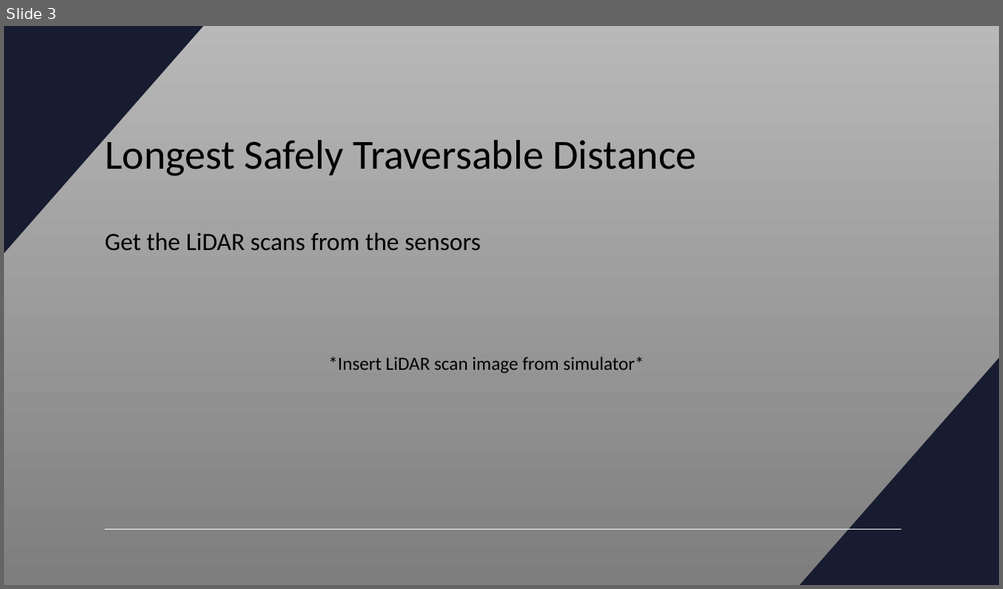
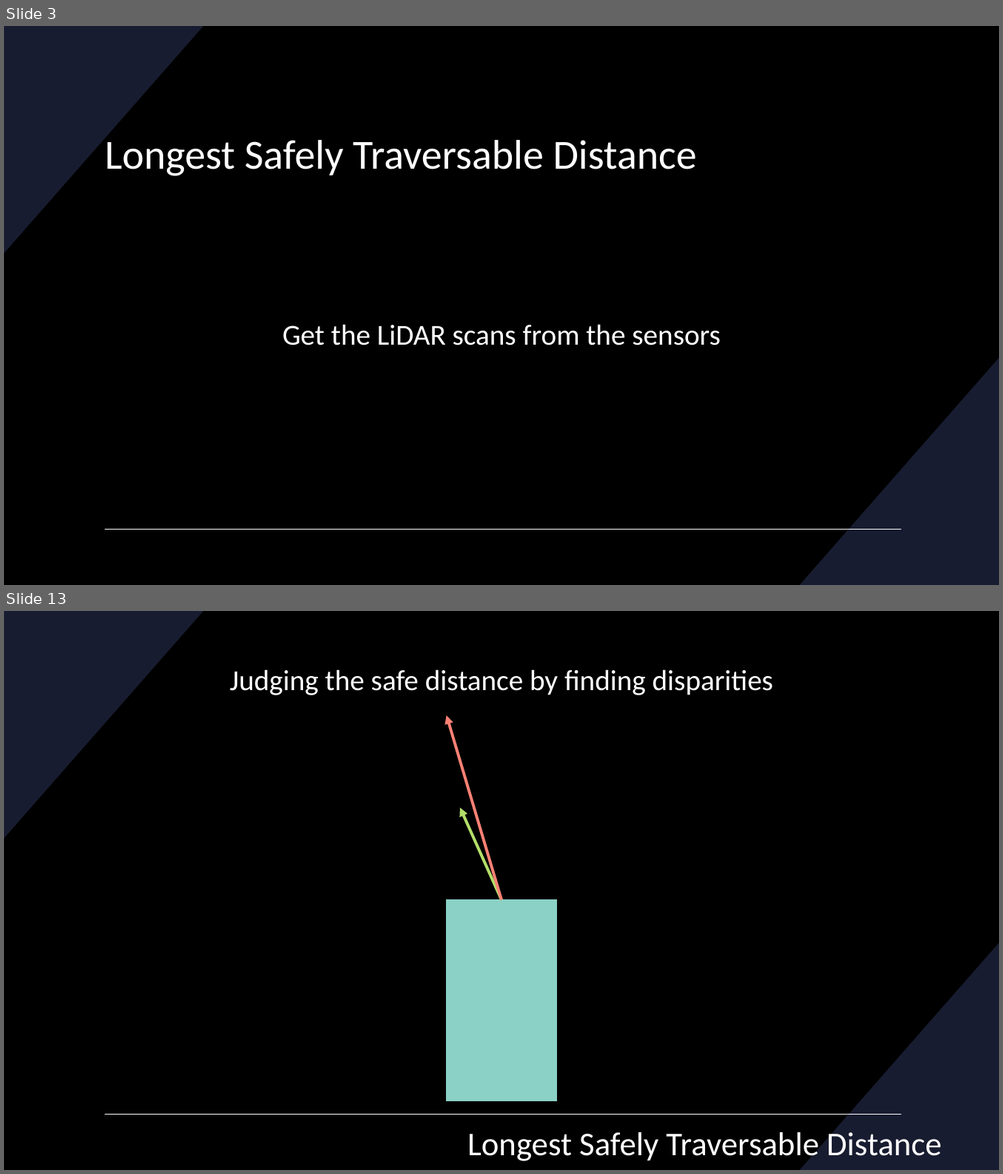
Before and after one commit to RacingAI/Reactive-Methods-Workshop, a slide deck: Disparity_Extender.pptx. Shown one above the other, each under a label of ours: slide 3 before the commit, slides 3 and 13 after it; the slides between them are not shown. The pictures are 1003x589 and 1003x1174 pixels, drawn with LibreOffice and Linux fonts; fonts in the diff are those of the drawing. Boxes give left, top, right and bottom in pixels: in the first picture for what was removed or moved away, otherwise in the second. Text is boxed around its words. In the diff, an @@ line names an element or a change of style, - is before the commit and + after.

```diff
--- a/Disparity_Extender.pptx
+++ b/Disparity_Extender.pptx
@@ slide 13 added at (4, 611, 999, 1170), background #000000; not listed: 3 template elements that a slide beside it also shows @@
@@ text added at (230, 669, 773, 695), 28 pt, text #FFFFFF @@
+Judging the safe distance by finding disparities
@@ arrow added from (502, 900) to (447, 715), #FA8174 2.75 pt @@
@@ arrow added from (502, 900) to (460, 808), #B3DE69 2.75 pt @@
@@ rectangle added at (447, 900, 556, 1102), fill #8BD1C5, outline #8BD1C5 1 pt @@
@@ title added at (467, 1128, 942, 1164), 32 pt, text #FFFFFF @@
+Longest Safely Traversable Distance
@@ slide 3 changed as well @@
@@ background gradient #B9B9B9 to #7E7E7E to #000000 @@
@@ title "Longest Safely Traversable Distance" at (105, 134, 697, 176): text colour #000000 to #FFFFFF @@
@@ text "Get the LiDAR scans from ...": place and size @@
-text "Get the LiDAR scans from ..." at (105, 232, 481, 250)
+text "Get the LiDAR scans from ..." at (282, 324, 720, 346)
@@ text "Get the LiDAR scans from ..." at (282, 324, 720, 346): size 24 to 28 pt, text colour #000000 to #FFFFFF; alignment left to centre @@
@@ text removed at (328, 357, 643, 374) @@
-*Insert LiDAR scan image from simulator*
```
Also in this commit, not shown: 7 other slides changed, 22 other slides added, 1 slide removed, 5 other files.
